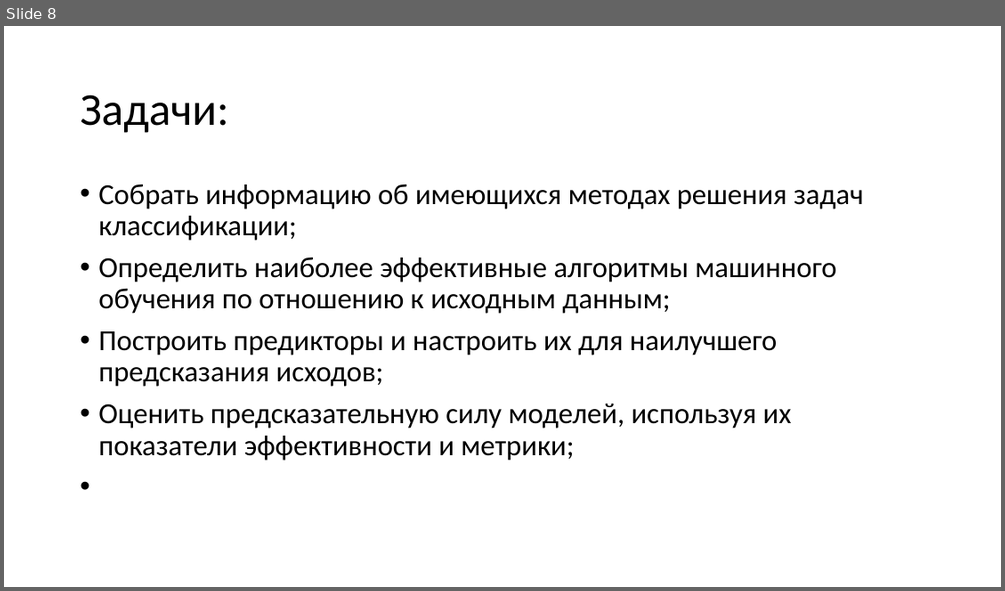
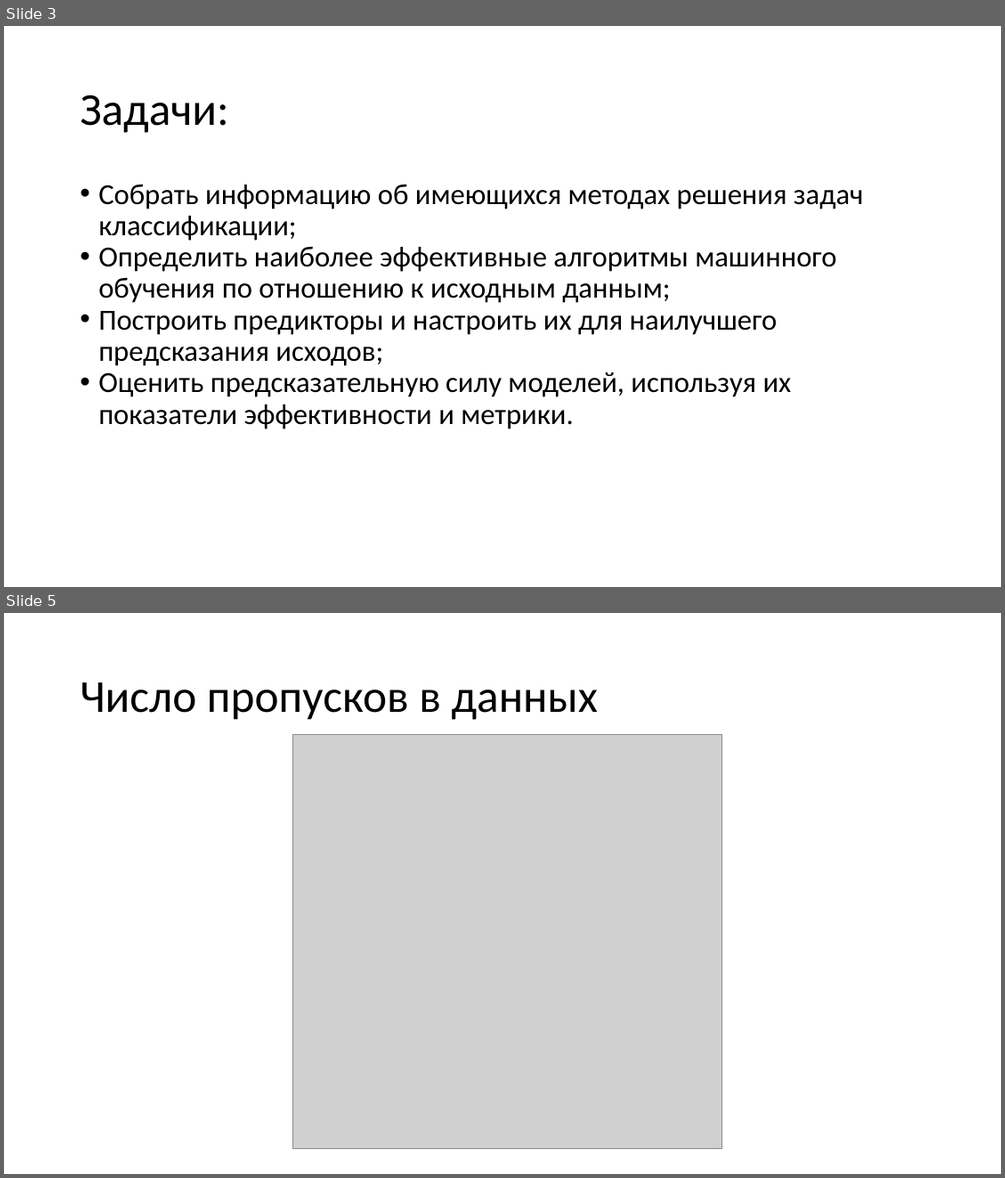
Before and after one commit to coffman21/d, a slide deck: p.pptx. Shown one above the other, each under a label of ours: slide 8 before the commit, slides 3 and 5 after it; the slides between them are not shown. The pictures are 1005x591 and 1005x1178 pixels, drawn with LibreOffice and Linux fonts; fonts in the diff are those of the drawing; grey boxes stand for pictures. Boxes give left, top, right and bottom in pixels: in the first picture for what was removed or moved away, otherwise in the second. Text is boxed around its words. In the diff, an @@ line names an element or a change of style, - is before the commit and + after.

```diff
--- a/p.pptx
+++ b/p.pptx
@@ slide 5 added at (4, 613, 1001, 1174), background #FFFFFF @@
@@ text added at (80, 682, 598, 720), 44 pt, text #000000 @@
+Число пропусков в данных
@@ picture added at (292, 734, 722, 1149) @@
@@ what was slide 8 is now slide 3 @@
@@ slide 3 changed as well @@
@@ text at (98, 184, 864, 366): less space between paragraphs @@
@@ text at (98, 372, 792, 429): text changed @@
-• Оценить предсказательную силу моделей, используя их показатели эффективности и метрики;
+• Оценить предсказательную силу моделей, используя их показатели эффективности и метрики.
```
Also in this commit, not shown: 2 other slides changed, 10 other slides added, 5 slides removed, 1 other file.
